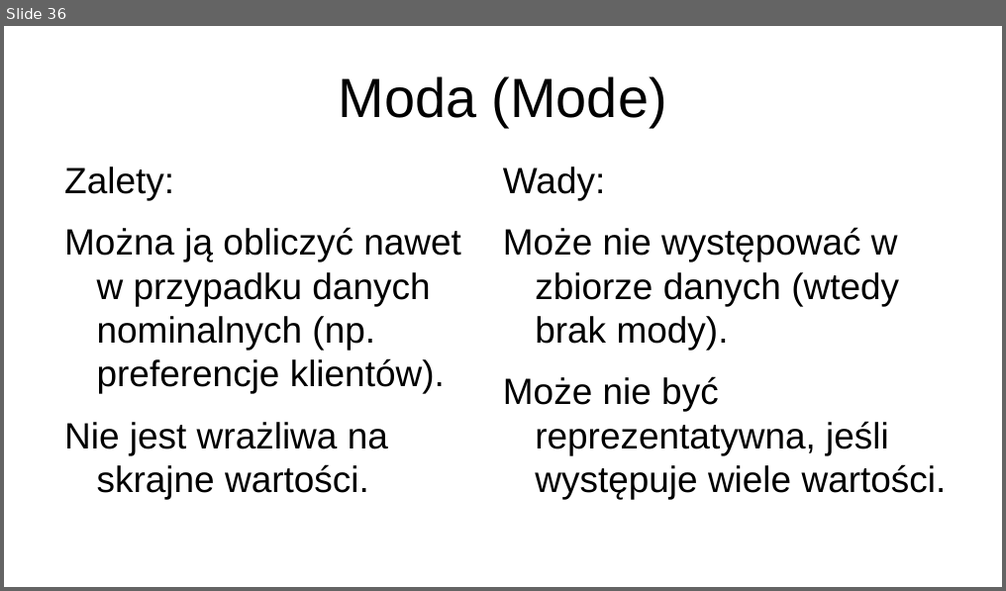
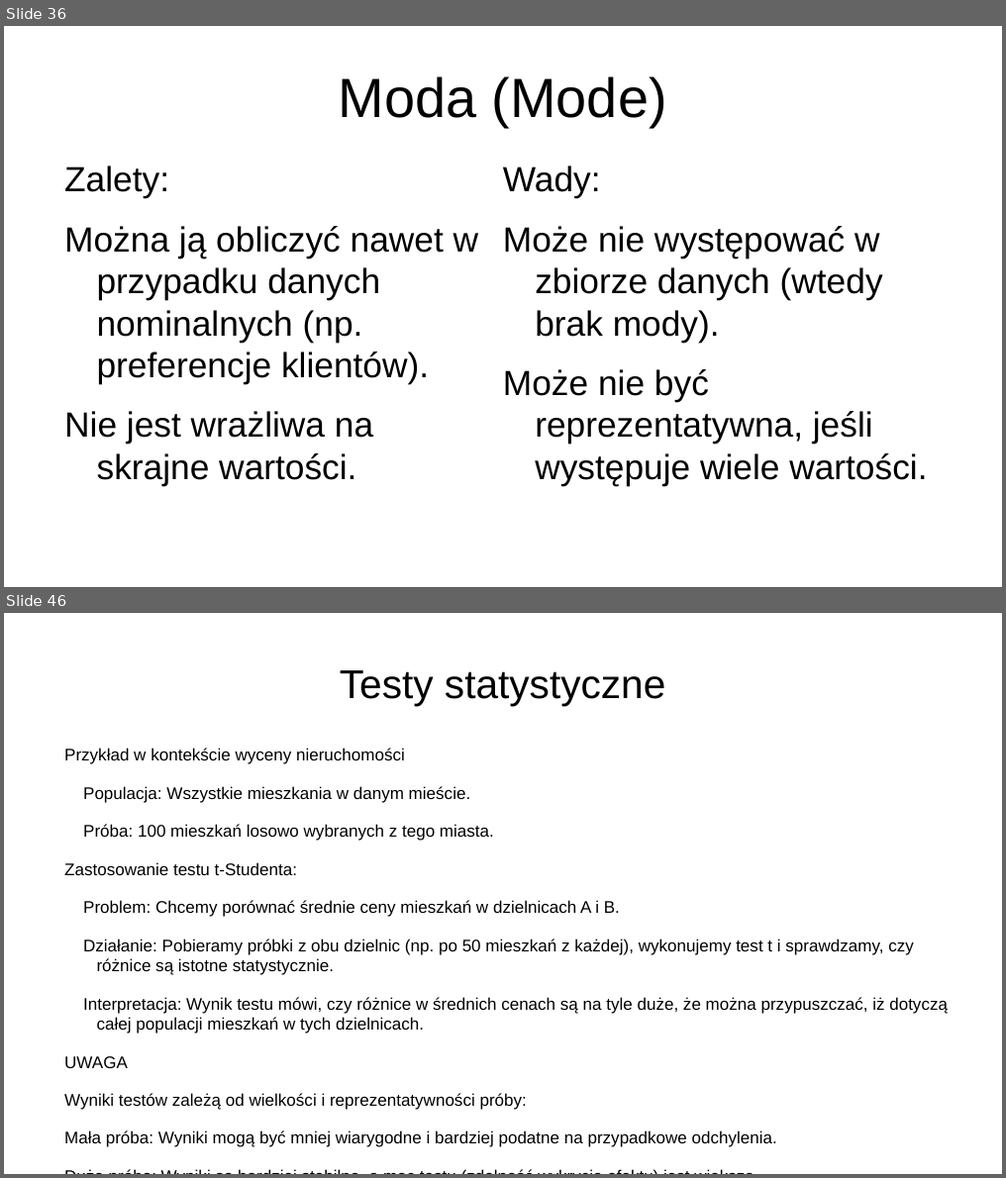
Before and after one commit to jkb-mchlk/jkb-mchlk, a slide deck: szkolenie.pptx. Shown one above the other, each under a label of ours: slide 36 before the commit, slides 36 and 46 after it; the slides between them are not shown. The pictures are 1006x591 and 1006x1178 pixels, drawn with LibreOffice and Linux fonts; fonts in the diff are those of the drawing. Boxes give left, top, right and bottom in pixels: in the first picture for what was removed or moved away, otherwise in the second. Text is boxed around its words. In the diff, an @@ line names an element or a change of style, - is before the commit and + after.

```diff
--- a/szkolenie.pptx
+++ b/szkolenie.pptx
@@ slide 46 added at bbox=[4, 613, 1002, 1174], background #FFFFFF @@
@@ title added at bbox=[340, 670, 665, 705], 32 pt, text #000000 @@
+Testy statystyczne
@@ text added at bbox=[64, 748, 947, 1148], 13.4 pt, text #000000 @@
+Przykład w kontekście wyceny nieruchomości
+Populacja: Wszystkie mieszkania w danym mieście.
+Próba: 100 mieszkań losowo wybranych z tego miasta.
+Zastosowanie testu t-Studenta:
+Problem: Chcemy porównać średnie ceny mieszkań w dzielnicach A i B.
+Działanie: Pobieramy próbki z obu dzielnic (np. po 50 mieszkań z każdej), wykonujemy test t i sprawdzamy, czy różnice są istotne statystycznie.
+Interpretacja: Wynik testu mówi, czy różnice w średnich cenach są na tyle duże, że można przypuszczać, iż dotyczą całej populacji mieszkań w tych dzielnicach.
+UWAGA
+Wyniki testów zależą od wielkości i reprezentatywności próby:
+Mała próba: Wyniki mogą być mniej wiarygodne i bardziej podatne na przypadkowe odchylenia.
+Duża próba: Wyniki są bardziej stabilne, a moc testu (zdolność wykrycia efektu) jest większa.
@@ slide 36 changed as well @@
@@ text "Zalety:" at bbox=[64, 166, 478, 485]: size 29.1 to 27.8 pt @@
@@ text "Wady:" at bbox=[503, 166, 927, 485]: size 29.1 to 27.8 pt @@
```
Also in this commit, not shown: 3 other slides changed, 18 other slides added, 1 slide removed, 1 other file.
